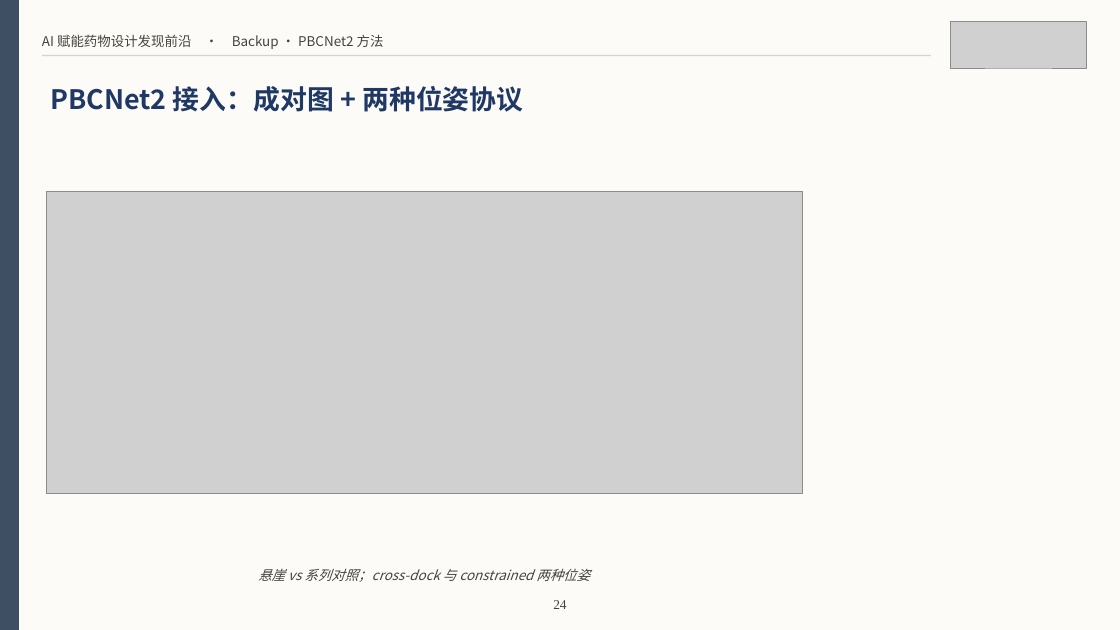
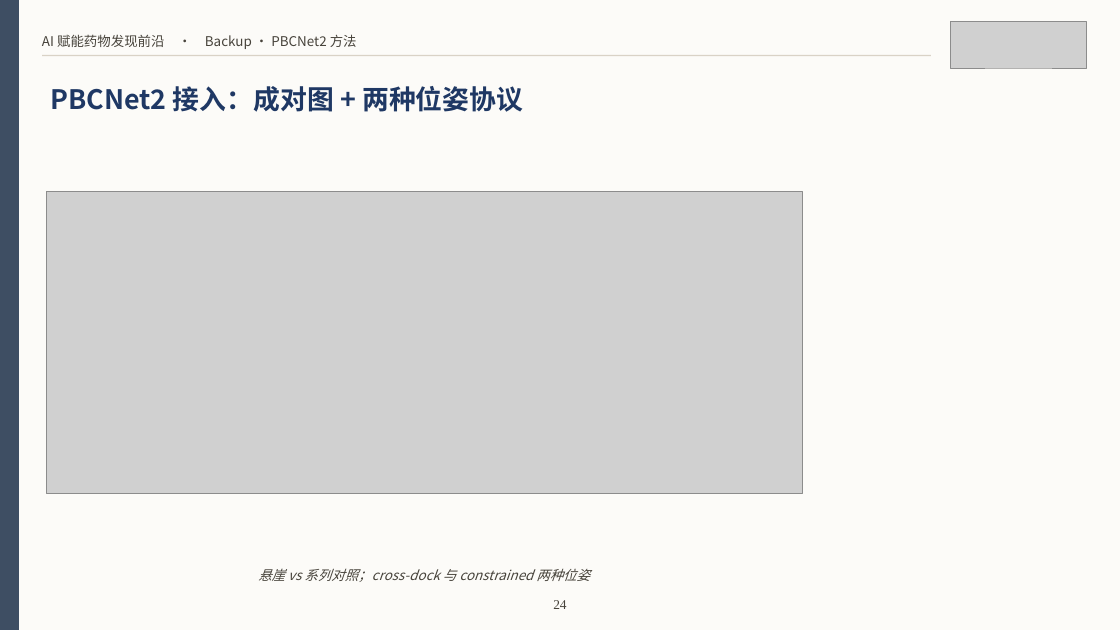
Before and after one commit to Smugpigeon/molecular-conformal-benchmark, a slide deck: slide 26 of report/课程汇报_BACE.pptx. Drawn at 1120x630 pixels with LibreOffice and Linux fonts; fonts in the diff are those of the drawing; grey boxes stand for pictures. Boxes give left, top, right and bottom in pixels: in the first picture for what was removed or moved away, otherwise in the second. Text is boxed around its words. In the diff, an @@ line names an element or a change of style, - is before the commit and + after.

```diff
--- a/report/课程汇报_BACE.pptx
+++ b/report/课程汇报_BACE.pptx
@@ text at [42, 34, 357, 49]: text changed @@
-AI 赋能药物设计发现前沿 · Backup · PBCNet2 方法
+AI 赋能药物发现前沿 · Backup · PBCNet2 方法
```
Also in this commit, not shown: 26 other slides changed, 5 other files.
